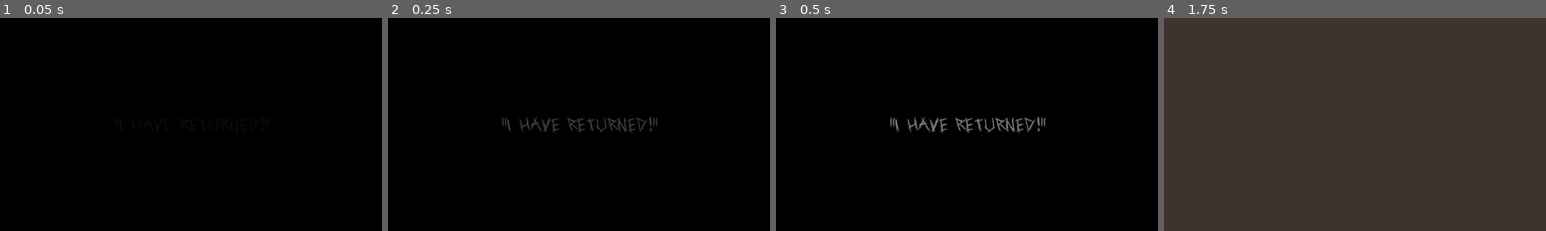
Above: before the commit, frames 1-4 (left to right).
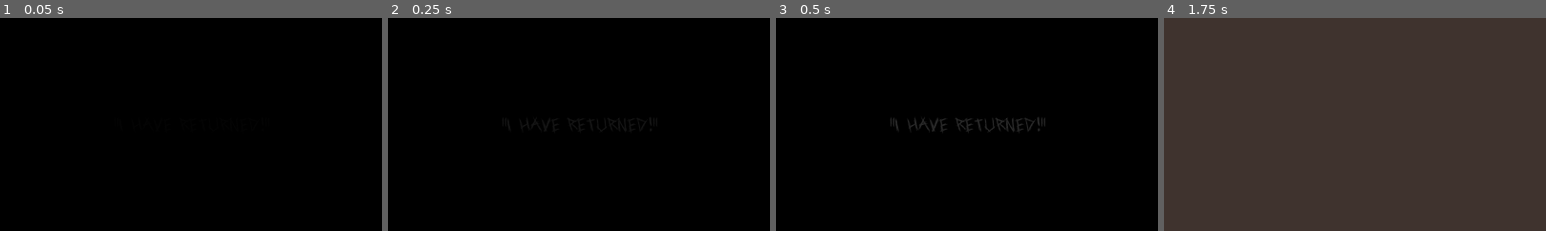
Above: after the commit, the same moments.

Repository: Academia-Team/Academia-Fall-of-the-Citadel
Game: Godot game, scene res://scene/intro.tscn
Same seed, same stepped clock (60 frames per second), same inputs: the game is played once before the commit and once after it.
Inputs (mouse positions are % of the whole screen's width and height, from its top left):
- Up to frame 1 (0.05 s): no input
- Up to frame 2 (0.25 s): no input
- Up to frame 3 (0.5 s): no input
- Up to frame 4 (1.75 s): tap Enter at 0.5 s; move the mouse to (72, 45) at 0.52 s; hold N (move_down_right) 0.53-1.28 s; tap Space (action) at 0.6, 1.25 s; click (72, 45) at 0.67 s; move the mouse to (30, 55) at 1.27 s; hold Down (move_down) from 1.28 s (still down); tap Ctrl (stay) at 1.35 s; click (30, 55) at 1.42 s
The pictures show only the part of the screen within x 25-75%, y 25-75%; the shares and areas given below are measured in that part.

The runs differ from the first frame. In frame 2, 0.6% of the frame differs, in the area x 30-71%, y 46-54%; in frame 3, 0.9%, in the area x 29-71%, y 46-54%; in frame 4, nothing differs.

Commit message:
Separate Fade In and Fade out animations
Allows each individual animation to be skipped. Also allows each animation to be individually modified.

Diff:
--- a/scene/intro.gd
+++ b/scene/intro.gd
@@ -12,10 +12,13 @@
 		event is InputEventJoypadButton or \
 		event is InputEventJoypadMotion or \
 		event is InputEventMouseButton:
-			$AnimationPlayer.emit_signal("animation_finished", "Fade In")
+			var remaining_anim_len = $AnimationPlayer.current_animation_length - \
+				$AnimationPlayer.current_animation_position
+			$AnimationPlayer.advance(remaining_anim_len)
 
-func _on_AnimationPlayer_animation_finished(_anim_name):
-	var status = get_tree().change_scene_to(menu_scene)
+func _on_AnimationPlayer_animation_finished(anim_name):
+	if anim_name == "Fade Out":
+		var status = get_tree().change_scene_to(menu_scene)
 
-	if status != OK:
-			printerr("Failed to switch to menu.")
+		if status != OK:
+				printerr("Failed to switch to menu.")
--- a/scene/intro.tscn
+++ b/scene/intro.tscn
@@ -1,11 +1,11 @@
-[gd_scene load_steps=5 format=2]
+[gd_scene load_steps=7 format=2]
 
 [ext_resource path="res://scene/intro.gd" type="Script" id=1]
 [ext_resource path="res://asset/Gathering Darkness.mp3" type="AudioStream" id=2]
 
 [sub_resource type="Animation" id=1]
 resource_name = "Fade In"
-length = 5.0
+length = 3.0
 tracks/0/type = "value"
 tracks/0/path = NodePath("Label:custom_colors/font_color")
 tracks/0/interp = 1
@@ -13,10 +13,26 @@
 tracks/0/imported = false
 tracks/0/enabled = true
 tracks/0/keys = {
-"times": PoolRealArray( 0, 1, 2, 5 ),
-"transitions": PoolRealArray( 1, 1, 1, 1 ),
+"times": PoolRealArray( 0, 3 ),
+"transitions": PoolRealArray( 1, 1 ),
 "update": 0,
-"values": [ Color( 1, 1, 1, 0 ), Color( 1, 1, 1, 1 ), Color( 1, 1, 1, 1 ), Color( 1, 1, 1, 0 ) ]
+"values": [ Color( 1, 1, 1, 0 ), Color( 1, 1, 1, 1 ) ]
+}
+
+[sub_resource type="Animation" id=3]
+resource_name = "Fade Out"
+length = 3.0
+tracks/0/type = "value"
+tracks/0/path = NodePath("Label:custom_colors/font_color")
+tracks/0/interp = 1
+tracks/0/loop_wrap = true
+tracks/0/imported = false
+tracks/0/enabled = true
+tracks/0/keys = {
+"times": PoolRealArray( 0, 3 ),
+"transitions": PoolRealArray( 1, 1 ),
+"update": 0,
+"values": [ Color( 1, 1, 1, 1 ), Color( 1, 1, 1, 0 ) ]
 }
 
 [sub_resource type="Animation" id=2]
@@ -32,6 +48,21 @@
 "transitions": PoolRealArray( 1 ),
 "update": 0,
 "values": [ Color( 1, 1, 1, 0 ) ]
+}
+
+[sub_resource type="Animation" id=4]
+resource_name = "Show"
+tracks/0/type = "value"
+tracks/0/path = NodePath("Label:custom_colors/font_color")
+tracks/0/interp = 1
+tracks/0/loop_wrap = true
+tracks/0/imported = false
+tracks/0/enabled = true
+tracks/0/keys = {
+"times": PoolRealArray( 0, 1 ),
+"transitions": PoolRealArray( 1, 1 ),
+"update": 0,
+"values": [ Color( 1, 1, 1, 1 ), Color( 1, 1, 1, 1 ) ]
 }
 
 [node name="intro" type="ColorRect"]
@@ -59,7 +90,11 @@
 
 [node name="AnimationPlayer" type="AnimationPlayer" parent="."]
 "anims/Fade In" = SubResource( 1 )
+"anims/Fade Out" = SubResource( 3 )
 anims/RESET = SubResource( 2 )
+anims/Show = SubResource( 4 )
+"next/Fade In" = "Show"
+next/Show = "Fade Out"
 
 [node name="sound" type="AudioStreamPlayer" parent="."]
 stream = ExtResource( 2 )
